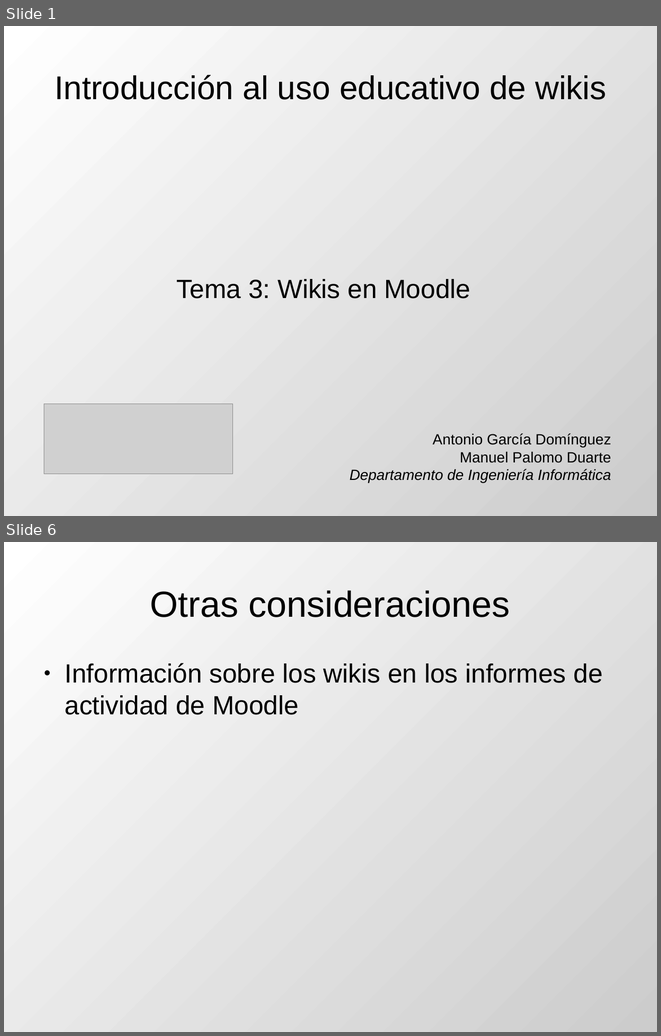
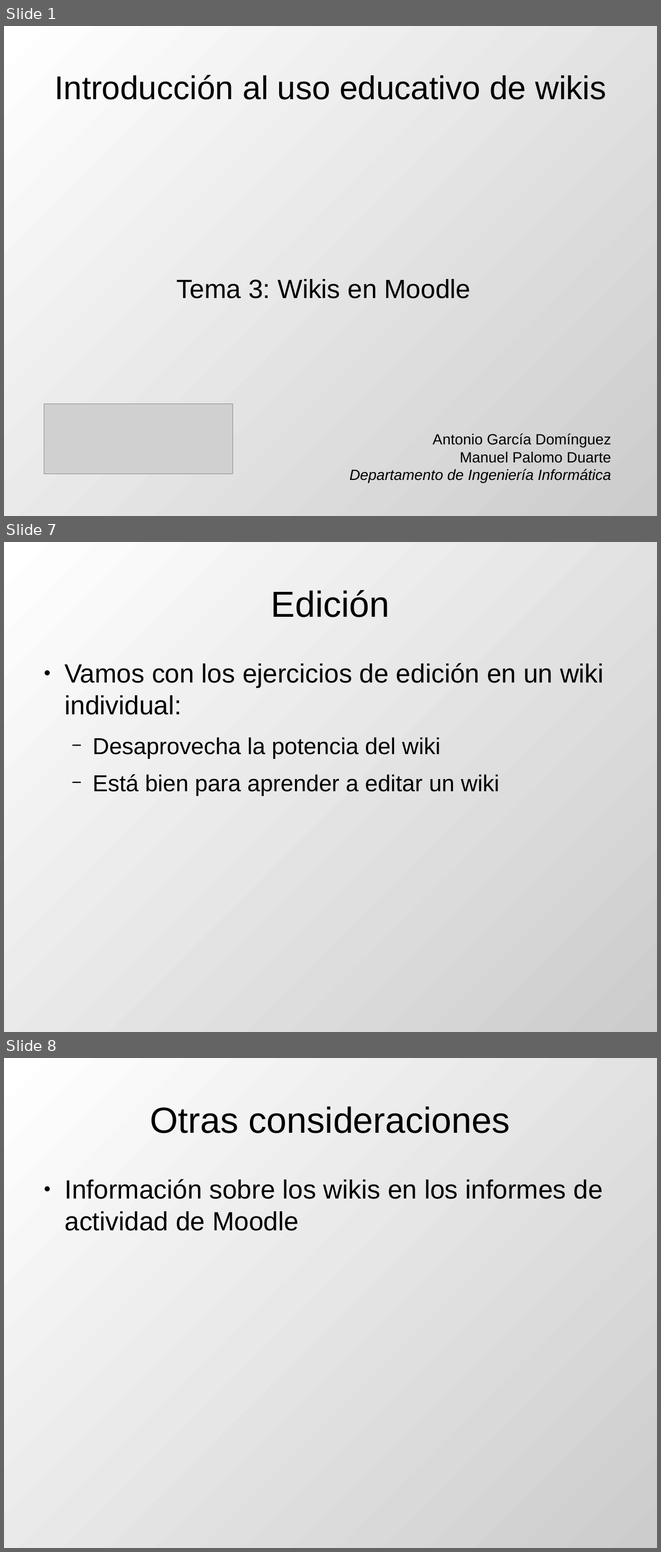
Before and after one commit to DrPantera/wikis4education, a slide deck: uca-2013_07/tema-3-WikisEnMoodle.odp. Shown one above the other, each under a label of ours: slides 1 and 6 before the commit, slides 1, 7 and 8 after it; the slides between them are not shown. The pictures are 661x1036 and 661x1552 pixels, drawn with LibreOffice and Linux fonts; fonts in the diff are those of the drawing; grey boxes stand for pictures. Boxes give left, top, right and bottom in pixels: in the first picture for what was removed or moved away, otherwise in the second. Text is boxed around its words. In the diff, an @@ line names an element or a change of style, - is before the commit and + after.

```diff
--- a/uca-2013_07/tema-3-WikisEnMoodle.odp
+++ b/uca-2013_07/tema-3-WikisEnMoodle.odp
@@ slide 7 added at (4,542,657,1032), background gradient #FFFFFF to #CCCCCC @@
@@ title added at (271,590,390,617), 44 pt, text #000000 @@
+Edición
@@ text added at (64,663,604,796), 28 pt, text #000000 @@
+● Vamos con los ejercicios de edición en un wiki individual:
+  − Desaprovecha la potencia del wiki
+  − Está bien para aprender a editar un wiki
@@ what was slide 6 is now slide 8 @@
```
Also in this commit, not shown: 3 slides changed, 2 other slides added, 1 slide removed, 3 other files.
